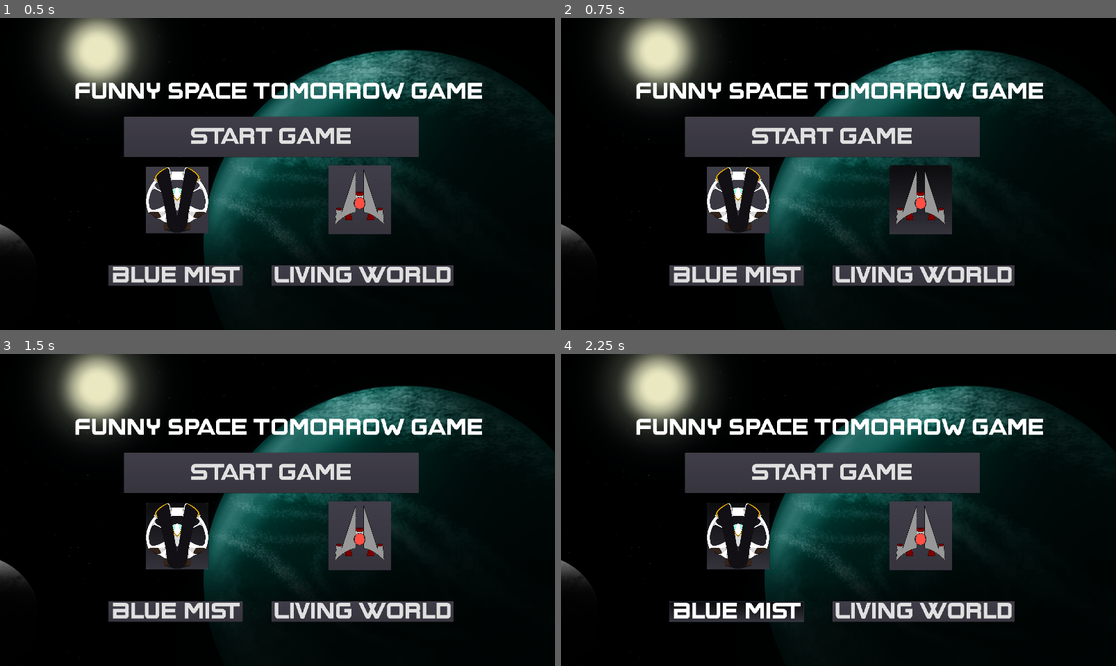
Above: before the commit, frames 1-4 (two rows, left to right).
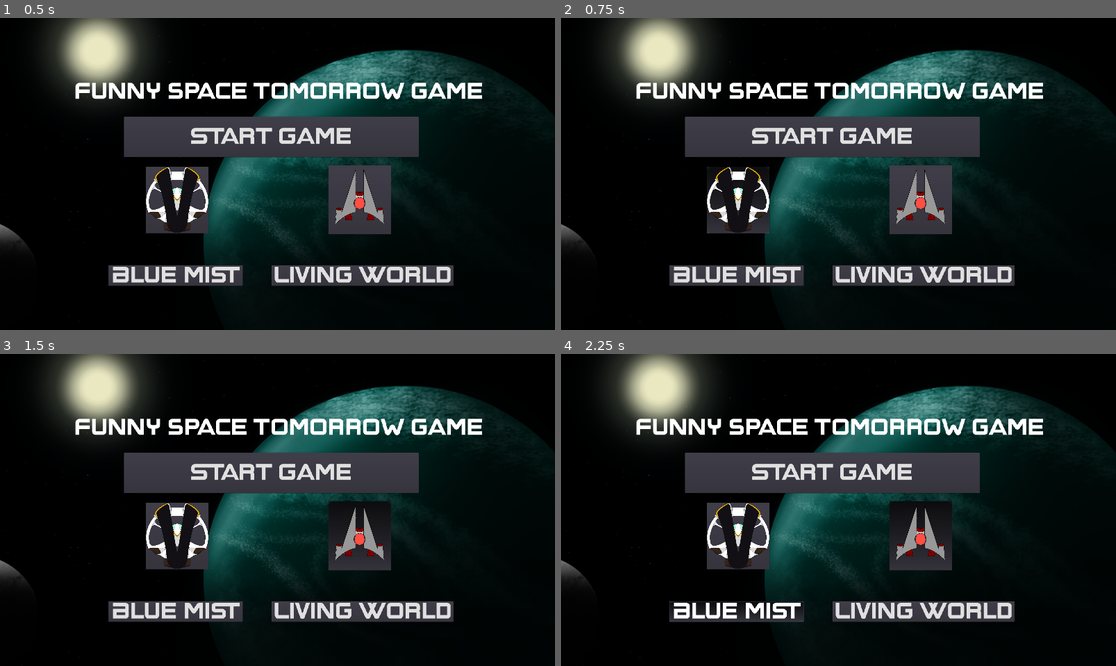
Above: after the commit, the same moments.

Repository: Muxed0/project_tomorrow
Game: Godot game, scene res://ui/main_menu/main_menu.tscn
Same seed, same stepped clock (60 frames per second), same inputs: the game is played once before the commit and once after it.
Inputs (mouse positions are in pixels of both pictures, inside the frame that each line leads up to; where the layout moved, square brackets give the same spot in the first picture):
- Up to frame 1 (0.5 s): no input
- Up to frame 2 (0.75 s): click (738, 198) [921, 198] at 0.5 s
- Up to frame 3 (1.5 s): click (360, 534) [177, 534] at 1.25 s
- Up to frame 4 (2.25 s): click "Blue mist" at 2 s

Frame 1 is identical in both runs. In frame 2, 1.8% of the frame differs, in the area x 26-71%, y 47-70%; in frame 3, 1.8%; in frame 4, 1.8%, in the area x 26-71%, y 47-62%.

Commit message:
Fixed ship selection

Diff:
--- a/game/ui/main_menu/main_menu.gd
+++ b/game/ui/main_menu/main_menu.gd
@@ -12,18 +12,19 @@
 		get_tree().change_scene("res://world/battle/battle_stage.tscn")
 
 func _on_ship1_select_button_button_down():
-	$"/root/PlayerData".ship_type = 1
+	player_data.ship_type = 1
 	$ship2_select_button.pressed = false
 
-
 func _on_ship2_select_button_button_down():
-	$"/root/PlayerData".ship_type = 2
+	player_data.ship_type = 2
 	$ship1_select_button.pressed = false
 
-func _on_planet1_select_pressed():
-	$"/root/WorldData".current_stage = 1
+
+func _on_planet1_select_button_down():
+	world_data.current_stage = 1
 	$planet2_select.pressed = false
 
-func _on_planet2_select_pressed():
-	$"/root/WorldData".current_stage = 2
+
+func _on_planet2_select_button_down():
+	world_data.current_stage = 2
 	$planet1_select.pressed = false
--- a/game/ui/main_menu/main_menu.tscn
+++ b/game/ui/main_menu/main_menu.tscn
@@ -40,7 +40,7 @@
 "_edit_use_anchors_": false
 }
 
-[node name="ship1_select_button" type="Button" parent="."]
+[node name="ship2_select_button" type="Button" parent="."]
 margin_left = 1135.97
 margin_top = 509.324
 margin_right = 2220.97
@@ -52,7 +52,7 @@
 "_edit_use_anchors_": false
 }
 
-[node name="ship2_select_button" type="Button" parent="."]
+[node name="ship1_select_button" type="Button" parent="."]
 margin_left = 503.993
 margin_top = 514.738
 margin_right = 1650.99
@@ -86,7 +86,7 @@
 text = "Living World"
 
 [connection signal="pressed" from="start_button" to="." method="_on_Button_pressed"]
+[connection signal="button_down" from="ship2_select_button" to="." method="_on_ship2_select_button_button_down"]
 [connection signal="button_down" from="ship1_select_button" to="." method="_on_ship1_select_button_button_down"]
-[connection signal="button_down" from="ship2_select_button" to="." method="_on_ship2_select_button_button_down"]
-[connection signal="pressed" from="planet1_select" to="." method="_on_planet1_select_pressed"]
-[connection signal="pressed" from="planet2_select" to="." method="_on_planet2_select_pressed"]
+[connection signal="button_down" from="planet1_select" to="." method="_on_planet1_select_button_down"]
+[connection signal="button_down" from="planet2_select" to="." method="_on_planet2_select_button_down"]
--- a/game/world/battle/3d_cam.gd
+++ b/game/world/battle/3d_cam.gd
@@ -52,6 +52,6 @@
 		print(wrap_counter)
 
 	previous_pos = translation
-	$"../debug_pill".transform.basis = velocity_basis
+	#$"../debug_pill".transform.basis = velocity_basis
 
 	#This script has been tested and is NOT the reason for your FPS loss
--- a/game/world/battle/battle_stage.tscn
+++ b/game/world/battle/battle_stage.tscn
@@ -176,6 +176,7 @@
 zoom = Vector2( 100, 100 )
 
 [node name="debug_vector" type="Line2D" parent="."]
+visible = false
 points = PoolVector2Array( 0, 0, 0, 0 )
 script = ExtResource( 8 )
 
